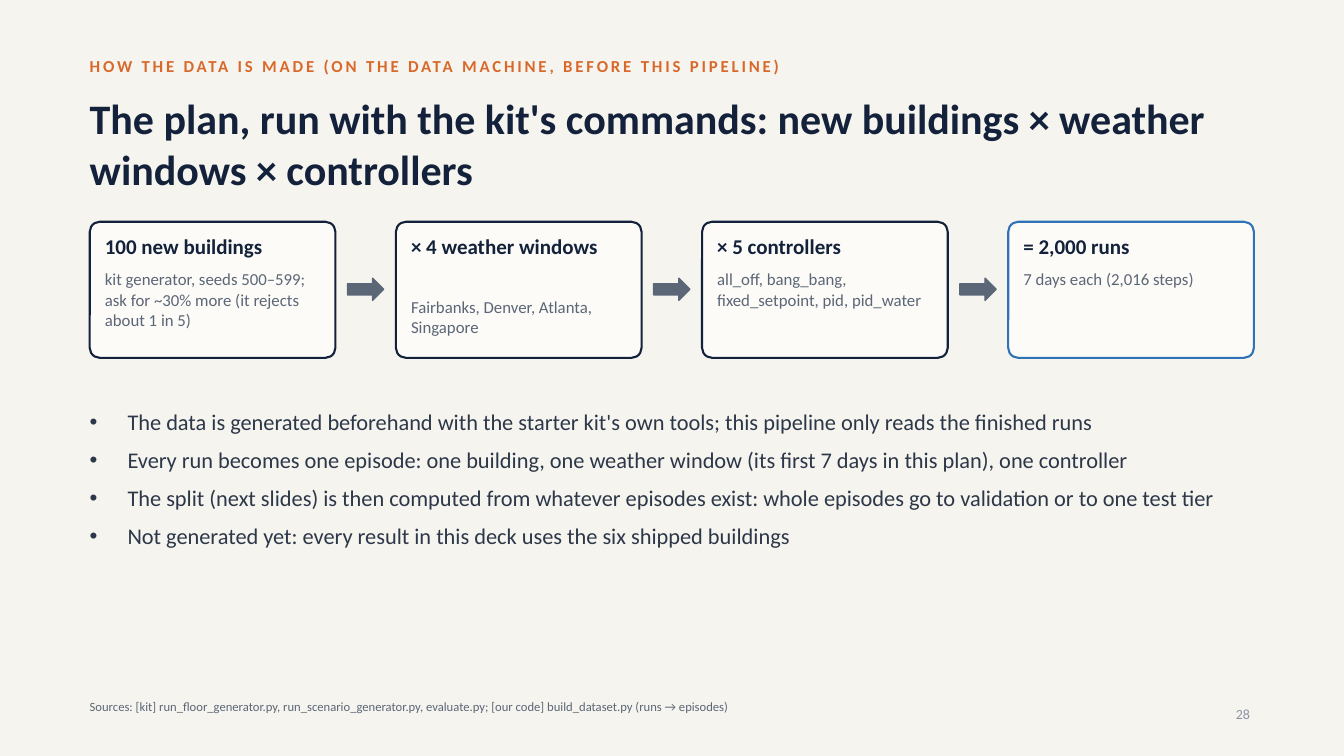
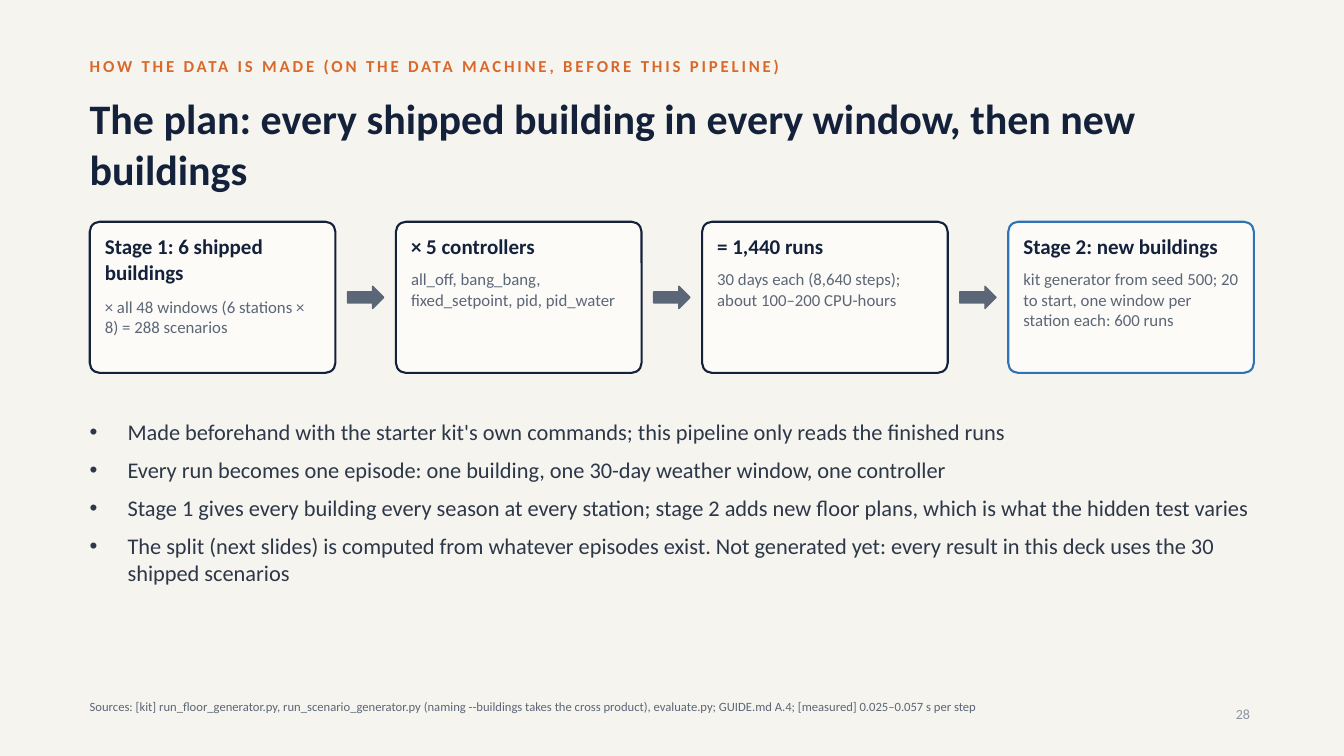
Before and after one commit to srivathsanb14/working-code, a slide deck: slide 28 of docs/One_Controller_for_Every_Building.pptx. Drawn at 1344x756 pixels with LibreOffice and Linux fonts; fonts in the diff are those of the drawing. Boxes give left, top, right and bottom in pixels: in the first picture for what was removed or moved away, otherwise in the second. Text is boxed around its words. In the diff, an @@ line names an element or a change of style, - is before the commit and + after.

```diff
--- a/docs/One_Controller_for_Every_Building.pptx
+++ b/docs/One_Controller_for_Every_Building.pptx
@@ title at [90, 104, 1135, 192]: text changed @@
-The plan, run with the kit's commands: new buildings × weather windows × controllers
+The plan: every shipped building in every window, then new buildings
@@ rounded rectangle: place and size @@
-rounded rectangle at [90, 222, 336, 358]
+rounded rectangle at [90, 222, 336, 373]
@@ text at [105, 239, 263, 284]: text changed @@
-100 new buildings
+Stage 1: 6 shipped buildings
@@ rounded rectangle: place and size @@
-rounded rectangle at [396, 222, 642, 358]
+rounded rectangle at [396, 222, 642, 373]
@@ text at [426, 239, 535, 254]: text changed @@
-× 4 weather windows
+× 5 controllers
@@ rounded rectangle: place and size @@
-rounded rectangle at [702, 222, 948, 358]
+rounded rectangle at [702, 222, 948, 373]
@@ proportions changed in 4 elements at [90, 222, 336, 373], [396, 222, 642, 373], [702, 222, 948, 373], [1008, 222, 1254, 373] @@
@@ rounded rectangle: place and size @@
-rounded rectangle at [1008, 222, 1254, 358]
+rounded rectangle at [1008, 222, 1254, 373]
@@ text at [1023, 239, 1218, 258]: text changed @@
-= 2,000 runs
+Stage 2: new buildings
@@ text "all_off, bang_bang, fixed_setpoint, pid, pid_water": place and size @@
-text "all_off, bang_bang, fixed_setpoint, pid, pid_water" at [717, 273, 921, 309]
+text "all_off, bang_bang, fixed_setpoint, pid, pid_water" at [411, 273, 615, 309]
@@ text at [732, 240, 823, 257]: text changed @@
-× 5 controllers
+= 1,440 runs
@@ 3 right arrows: place and size @@
-3 right arrows at [348, 278, 996, 300]
+3 right arrows at [348, 286, 996, 309]
@@ text added at [717, 273, 900, 306], 12 pt, text #5B6676 @@
+30 days each (8,640 steps); about 100–200 CPU-hours
@@ text at [1023, 273, 1238, 326]: text changed @@
-7 days each (2,016 steps)
+kit generator from seed 500; 20 to start, one window per station each: 600 runs
@@ text at [105, 301, 292, 335]: text changed @@
-kit generator, seeds 500–599; ask for ~30% more (it rejects about 1 in 5)
+× all 48 windows (6 stations × 8) = 288 scenarios
@@ text removed at [411, 301, 592, 336] @@
-Fairbanks, Denver, Atlanta, Singapore
@@ text at [128, 424, 1248, 585]: text changed @@
-• The data is generated beforehand with the starter kit's own tools; this pipeline only reads the finished runs
-• Every run becomes one episode: one building, one weather window (its first 7 days in this plan), one controller
-• The split (next slides) is then computed from whatever episodes exist: whole episodes go to validation or to one test tier
-• Not generated yet: every result in this deck uses the six shipped buildings
+• Made beforehand with the starter kit's own commands; this pipeline only reads the finished runs
+• Every run becomes one episode: one building, one 30-day weather window, one controller
+• Stage 1 gives every building every season at every station; stage 2 adds new floor plans, which is what the hidden test varies
+• The split (next slides) is computed from whatever episodes exist. Not generated yet: every result in this deck uses the 30 shipped scenarios
@@ text at [90, 702, 976, 713]: text changed @@
-Sources: [kit] run_floor_generator.py, run_scenario_generator.py, evaluate.py; [our code] build_dataset.py (runs → episodes)
+Sources: [kit] run_floor_generator.py, run_scenario_generator.py (naming --buildings takes the cross product), evaluate.py; GUIDE.md A.4; [measured] 0.025–0.057 s per step
```
Also in this commit, not shown: 16 other slides changed, 50 other files.
